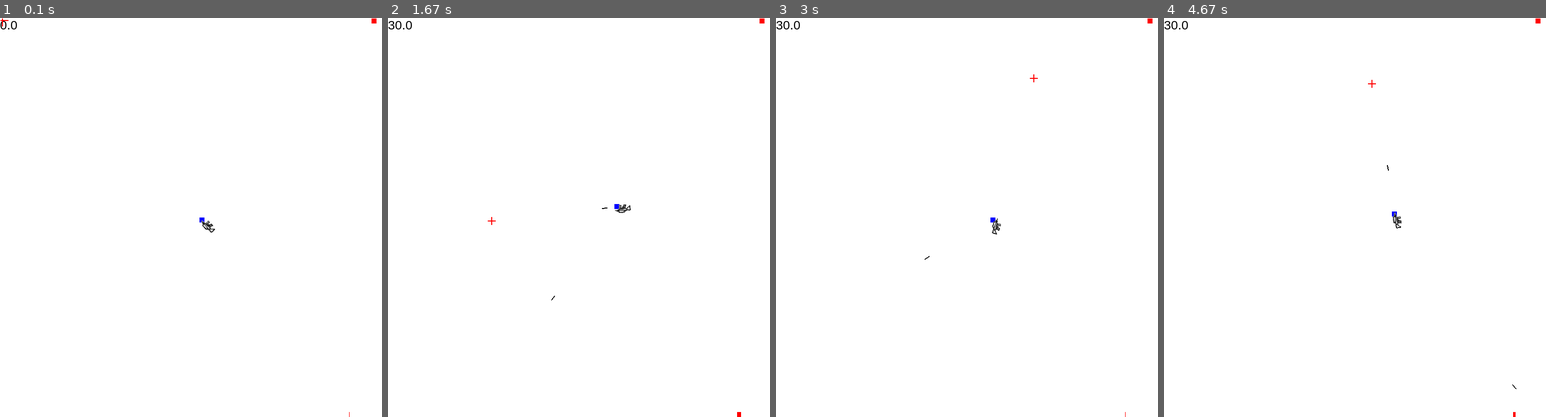
Above: before the commit, frames 1-4 (left to right).
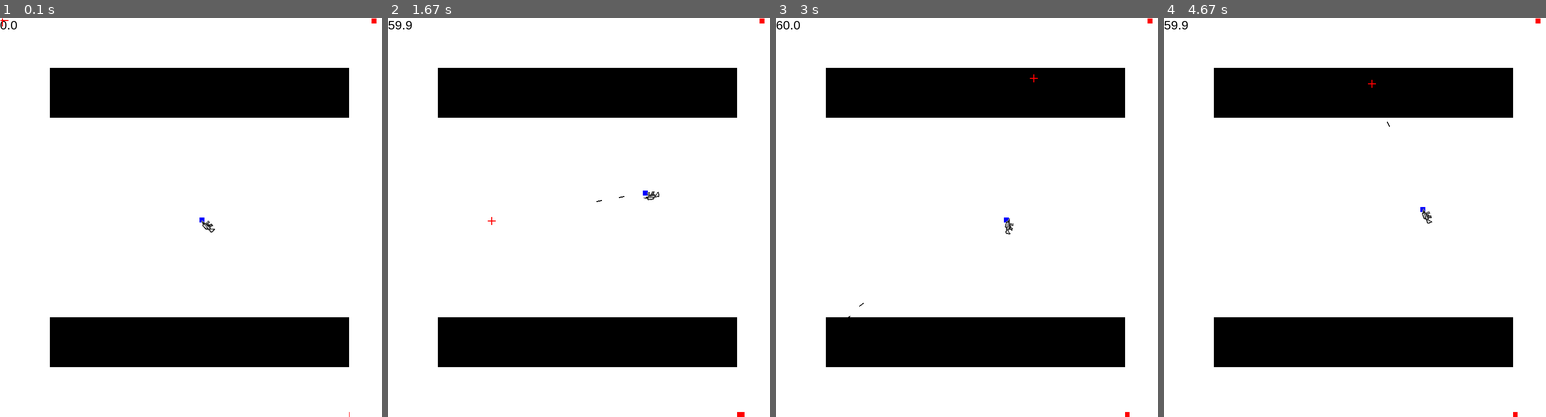
Above: after the commit, the same moments.

Repository: zwang20/Chaos
Game: pygame game, started from chaos.py
Two runs of this game, one before a commit and one after it. Both use one fixed random seed, a clock stepped at 60 frames per second and the inputs below.
Inputs (mouse positions are in pixels of both pictures, inside the frame that each line leads up to):
- Up to frame 1 (0.1 s): no input
- Up to frame 2 (1.67 s): click (586, 217) at 0.38 s; hold Right 0.67-1.13 s; click (716, 205) at 0.75 s; hold Up 1.17-1.47 s; click (590, 245) at 1.25 s; hold Right from 1.5 s (still down); click (491, 221) at 1.58 s
- Up to frame 3 (3 s): release Right at 1.97 s; hold Left 2-2.53 s; click (1012, 305) at 2.08 s; hold Down 2.57-2.87 s; click (852, 313) at 2.65 s; hold Left from 2.9 s (still down); click (1031, 77) at 2.98 s
- Up to frame 4 (4.67 s): release Left at 3.3 s; hold Up 3.33-3.7 s; click (1507, 357) at 3.42 s; hold Right 3.73-4.37 s; click (1408, 253) at 3.82 s; hold Down from 4.4 s (still down); click (1370, 81) at 4.48 s

The runs differ from the first frame. In frame 1, 20% of the frame differs, in the area x 13-92%, y 12-88%; in frame 2, 20%, in the area x 0-94%, y 0-100%; in frame 3, 20%; in frame 4, 20%.

Commit message:
increase fps

Diff:
--- a/chaos.py
+++ b/chaos.py
@@ -228,8 +228,8 @@
 
     # Init cooldown
     cooldown = 0
-    # Block(100, 100, 600, 100)
-    # Block(100, 600, 600, 100)
+    Block(100, 100, 600, 100)
+    Block(100, 600, 600, 100)
 
     # Block(0, 0, 800, 10)
     # Block(0, 0, 10, 800)
@@ -245,7 +245,7 @@
 
     while True:
         # initilasion
-        clock.tick(30)  # Frames per second
+        clock.tick(60)  # Frames per second
         sge_clear(display)  # Clear
         sge_print(display, str(int(10*clock.get_fps())/10))  # Fps display
 
--- /dev/null
+++ b/test.py
@@ -0,0 +1,57 @@
+import pygame
+import sys
+
+pygame.init()
+
+clock = pygame.time.Clock()
+
+# colours
+WHITE = (255, 255, 255)
+BLACK = (0, 0, 0)
+RED = (255, 0, 0)
+GREEN = (0, 255, 0)
+BLUE = (0, 0, 255)
+
+# creat window
+display_width = 800
+display_height = 800
+display = pygame.display.set_mode([display_width, display_height])
+
+class GameObj(pygame.sprite.Sprite):
+    family = pygame.sprite.RenderUpdates()
+
+    def __init__(self):
+        super().__init__()
+        GameObj.family.add(self)
+
+
+class Block(GameObj):
+
+    # collision_detection
+    family = pygame.sprite.Group()
+
+    # Constructor. Pass in the color of the block,
+    # and its x and y position
+    def __init__(self, color, width, height):
+        super().__init__()
+
+        # Create an image of the block, and fill it with a color.
+        # This could also be an image loaded from the disk.
+        self.image = pygame.Surface([width, height])
+        self.image.fill(color)
+
+        # Fetch the rectangle object that has the dimensions of the image
+        # Update the position of this object by setting the values of rect.x and rect.y
+        self.rect = self.image.get_rect()
+        Block.family.add(self)
+
+def game():
+    Block(GREEN, 100, 100)
+    while True:
+        keys = pygame.key.get_pressed()
+        if keys[pygame.K_q] and (keys[pygame.K_LMETA] or keys[pygame.K_RMETA]) or pygame.event.peek(pygame.QUIT):  # Quit
+            pygame.quit()
+            sys.exit()
+        Block.family.draw(display)
+        pygame.display.update()
+game()
